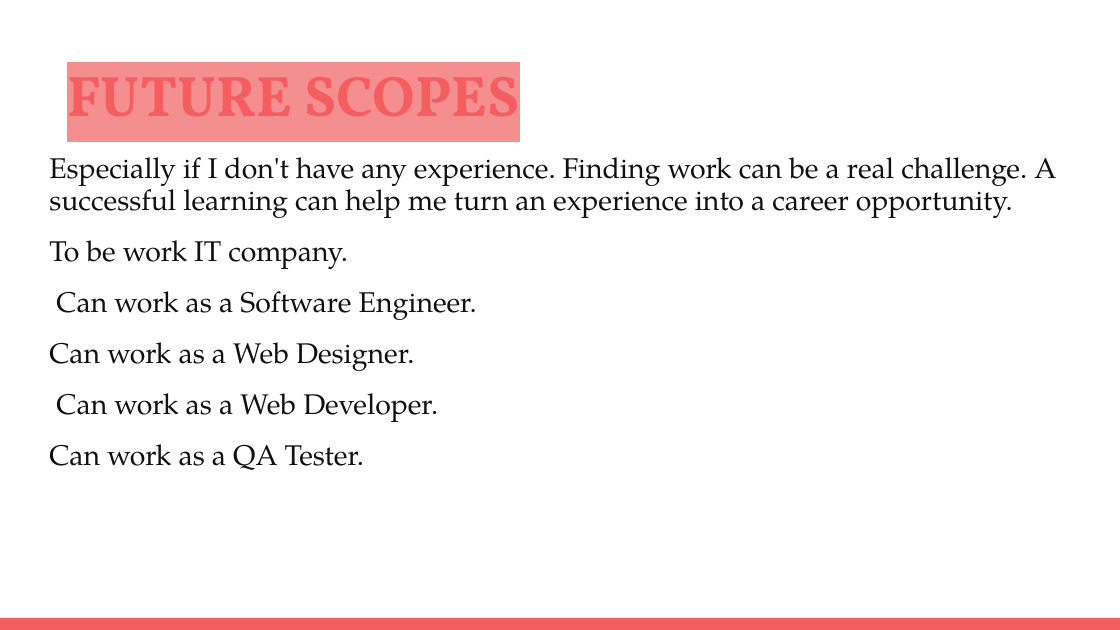
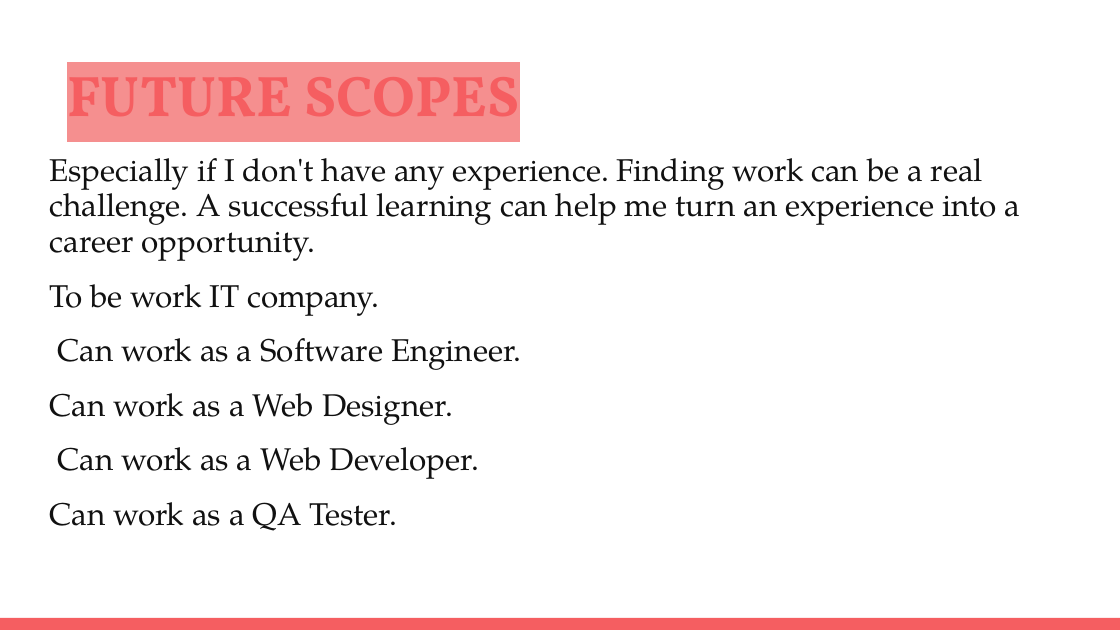
Before and after one commit to fatmabenjaddou/presentation-Mern_Chat, a slide deck: slide 4 of Mern Chat.pptx. Drawn at 1120x630 pixels with LibreOffice and Linux fonts; fonts in the diff are those of the drawing. Boxes give left, top, right and bottom in pixels: in the first picture for what was removed or moved away, otherwise in the second. Text is boxed around its words. In the diff, an @@ line names an element or a change of style, - is before the commit and + after.

```diff
--- a/Mern Chat.pptx
+++ b/Mern Chat.pptx
@@ text "Especially if I don't have ..." at (49, 158, 1020, 531): size 18.2 to 20.2 pt @@
```
Also in this commit, not shown: 3 other slides changed.
